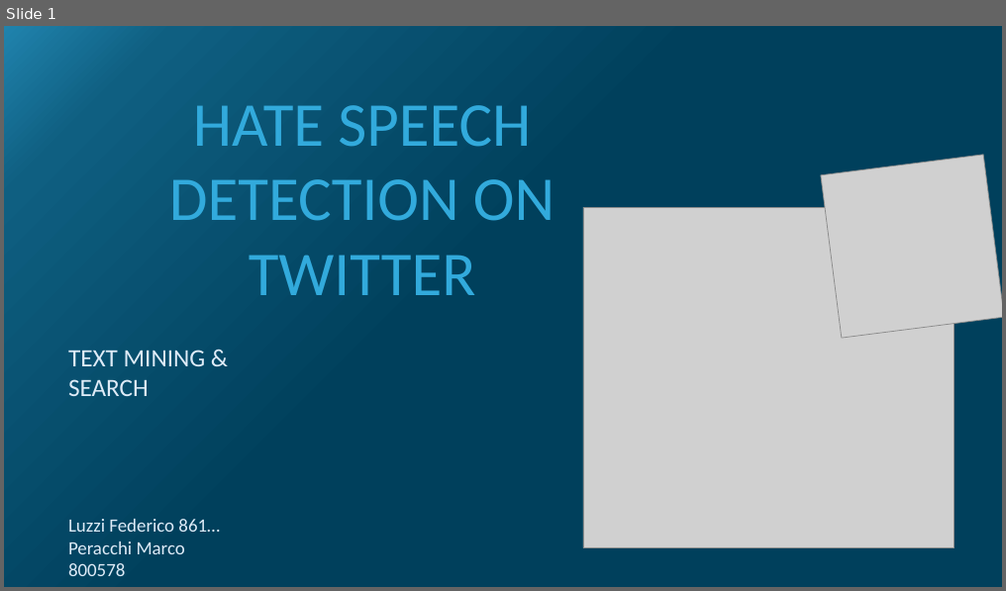
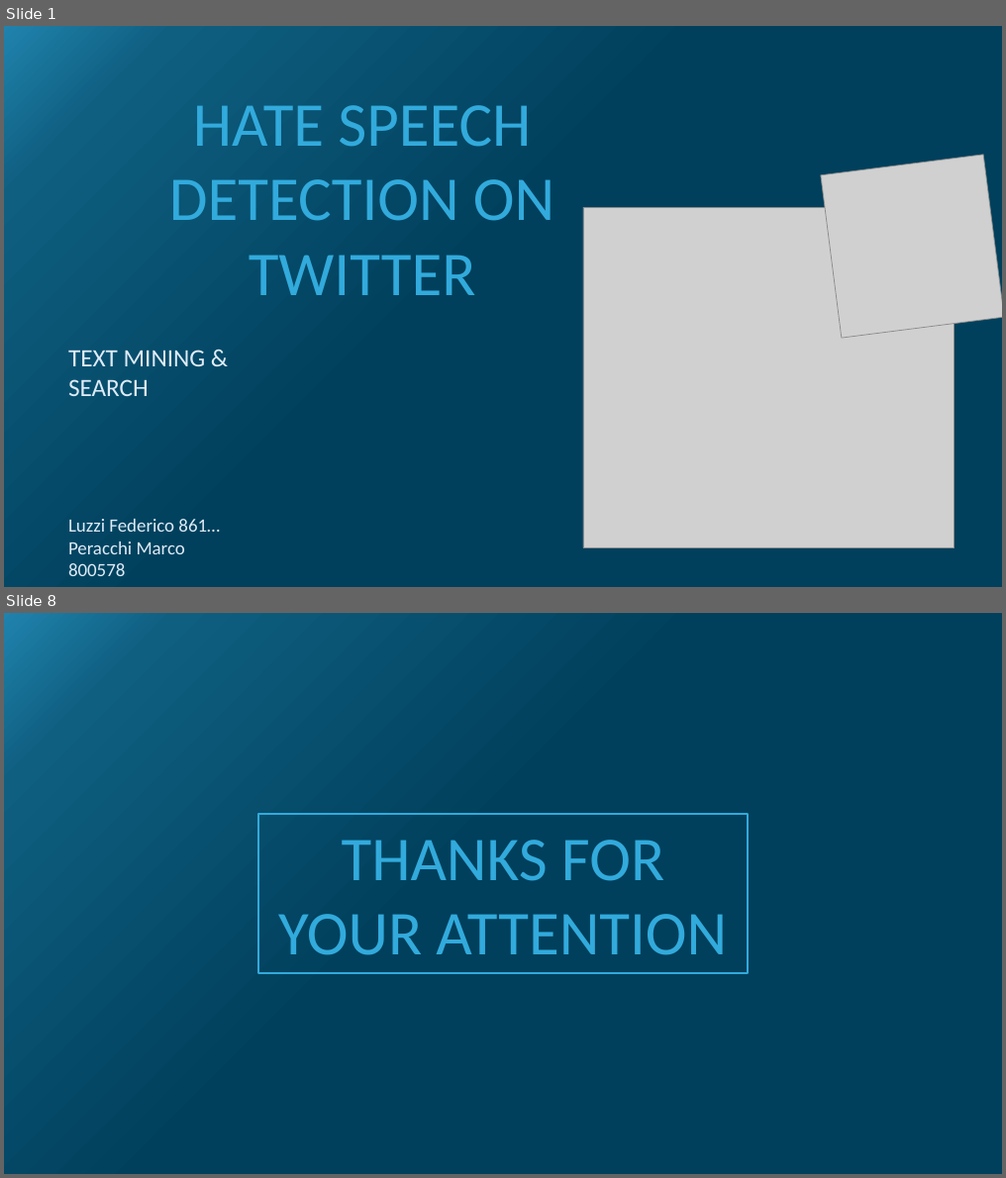
Before and after one commit to MarcoP9/textmining, a slide deck: PresentationTextMining.pptx. Shown one above the other, each under a label of ours: slide 1 before the commit, slides 1 and 8 after it; the slides between them are not shown. The pictures are 1006x591 and 1006x1178 pixels, drawn with LibreOffice and Linux fonts; fonts in the diff are those of the drawing; grey boxes stand for pictures. Boxes give left, top, right and bottom in pixels: in the first picture for what was removed or moved away, otherwise in the second. Text is boxed around its words. In the diff, an @@ line names an element or a change of style, - is before the commit and + after.

```diff
--- a/PresentationTextMining.pptx
+++ b/PresentationTextMining.pptx
@@ slide 8 added at bbox=[4, 613, 1002, 1174], background gradient #00405C to #0F5F81 to #2083AD @@
@@ rectangle added at bbox=[258, 814, 747, 973], outline #32AADC 2 pt, 60 pt, text #32AADC @@
+THANKS FOR YOUR ATTENTION
```
Also in this commit, not shown: 6 other slides added, 1 slide removed.
